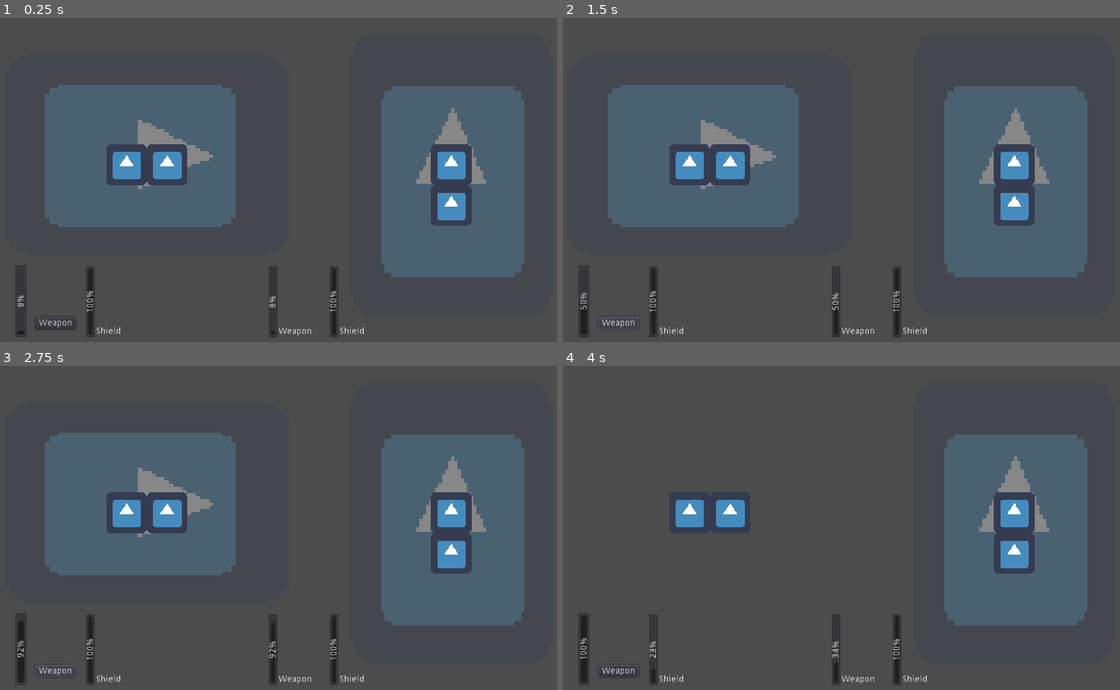
Above: before the commit, frames 1-4 (two rows, left to right).
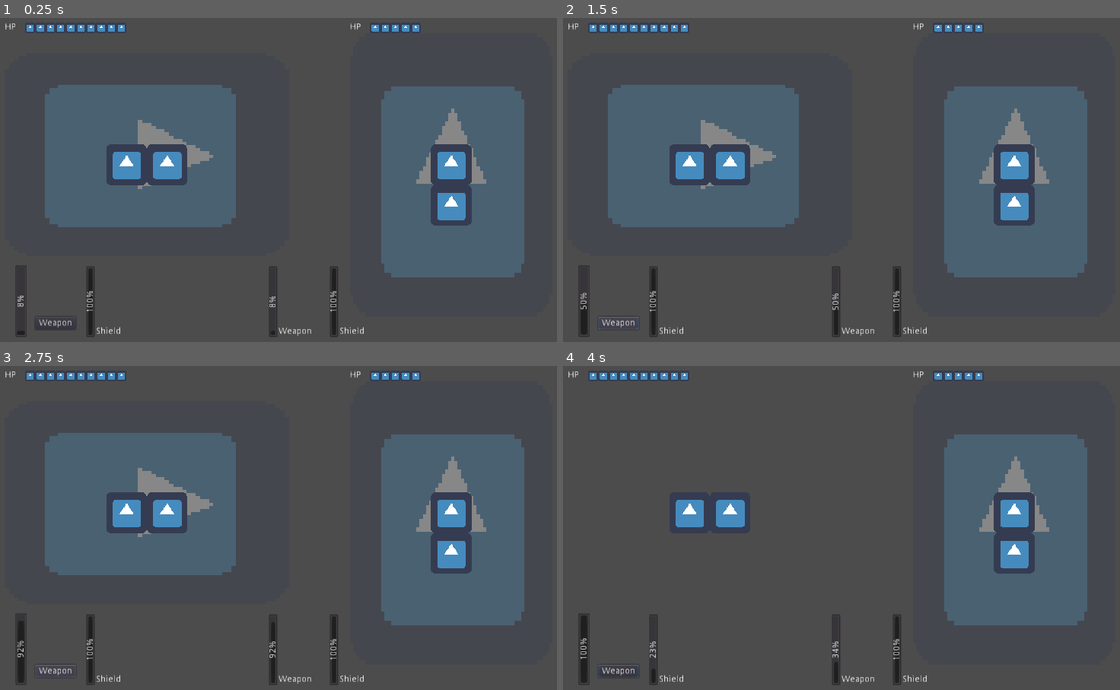
Above: after the commit, the same moments.

Repository: Jev-git/Godot-FTL-Clone
Game: Godot game, scene res://Scenes/CombatScene.tscn
Same seed, same stepped clock (60 frames per second), same inputs: the game is played once before the commit and once after it. The engine's default icon, where the game draws it, is replaced by a stand-in: a white triangle on a blue panel in a dark square.
Inputs (mouse positions are in pixels of both pictures, inside the frame that each line leads up to):
- Up to frame 1 (0.25 s): no input
- Up to frame 2 (1.5 s): click "Weapon" at 0.5 s; click "Weapon" at 1.25 s
- Up to frame 3 (2.75 s): click "Weapon" at 2 s
- Up to frame 4 (4 s): tap Enter at 2.75 s; move the mouse to (964, 515) at 2.77 s; click (964, 515) at 2.92 s; tap Space at 3.5 s; move the mouse to (707, 547) at 3.52 s; click (707, 547) at 3.67 s

The runs differ from the first frame. In frame 1, 0.4% of the frame differs, in the area x 0-76%, y 1-5%; in frame 2, 0.4%; in frame 3, 0.4%; in frame 4, 0.4%.

Commit message:
+ Add Hull HP and damage to bullet

Diff:
--- a/Scenes/CombatScene.tscn
+++ b/Scenes/CombatScene.tscn
@@ -7,6 +7,8 @@
 [ext_resource path="res://Scripts/Shield.gd" type="Script" id=5]
 [ext_resource path="res://Scripts/EnemyWeaponRoom.gd" type="Script" id=6]
 [ext_resource path="res://Scripts/PlayerRoom.gd" type="Script" id=7]
+[ext_resource path="res://Scripts/HPBar.gd" type="Script" id=8]
+[ext_resource path="res://Scenes/HP.tscn" type="PackedScene" id=9]
 
 [node name="CombatScene" type="Node2D"]
 
@@ -148,6 +150,23 @@
 "_edit_use_anchors_": false
 }
 
+[node name="HP" type="Node2D" parent="UI/MyShip"]
+position = Vector2( 64, 16 )
+
+[node name="RichTextLabel" type="RichTextLabel" parent="UI/MyShip/HP"]
+margin_right = 40.0
+margin_bottom = 40.0
+text = "HP"
+__meta__ = {
+"_edit_use_anchors_": false
+}
+
+[node name="HPBar" type="Node2D" parent="UI/MyShip/HP"]
+position = Vector2( 32, 0 )
+scale = Vector2( 0.25, 0.25 )
+script = ExtResource( 8 )
+m_psHPBar = ExtResource( 9 )
+
 [node name="EnemyShip" type="Node2D" parent="UI"]
 position = Vector2( 640, 0 )
 
@@ -193,3 +212,21 @@
 __meta__ = {
 "_edit_use_anchors_": false
 }
+
+[node name="HP" type="Node2D" parent="UI/EnemyShip"]
+position = Vector2( -32, 16 )
+
+[node name="RichTextLabel" type="RichTextLabel" parent="UI/EnemyShip/HP"]
+margin_right = 40.0
+margin_bottom = 40.0
+text = "HP"
+__meta__ = {
+"_edit_use_anchors_": false
+}
+
+[node name="HPBar" type="Node2D" parent="UI/EnemyShip/HP"]
+position = Vector2( 32, 0 )
+scale = Vector2( 0.25, 0.25 )
+script = ExtResource( 8 )
+m_psHPBar = ExtResource( 9 )
+m_iMaxHP = 5
--- /dev/null
+++ b/Scenes/HP.tscn
@@ -0,0 +1,7 @@
+[gd_scene load_steps=2 format=2]
+
+[ext_resource path="res://icon.png" type="Texture" id=1]
+
+[node name="HP" type="Sprite"]
+texture = ExtResource( 1 )
+centered = false
--- a/Scripts/Bullet.gd
+++ b/Scripts/Bullet.gd
@@ -3,6 +3,7 @@
 
 export var m_fSpeed: float = 10.0
 export var m_fMinDistance: float = 1.0
+export var m_iDamage: int = 1
 onready var m_nPlayerShield: Node2D = get_tree().get_nodes_in_group("MyShip")[0].get_node("Shield")
 onready var m_nEnemyShield: Node2D = get_tree().get_nodes_in_group("EnemyShip")[0].get_node("Shield")
 var m_bIsEnemyBullet: bool
--- a/Scripts/EnemyRoom.gd
+++ b/Scripts/EnemyRoom.gd
@@ -6,6 +6,7 @@
 onready var m_bIsMouseOver: bool = false
 onready var m_bIsSelected: bool = false
 onready var m_anEnemyRooms = get_tree().get_nodes_in_group("EnemyRoom")
+onready var m_nHP = get_tree().get_nodes_in_group("UI")[0].get_node("EnemyShip/HP/HPBar")
 signal mouse_click
 
 func _ready():
@@ -48,4 +49,4 @@
 		m_bIsSelected = false
 
 func on_hit(_nBulletType: Node2D):
-	print("%s is hit by %s" % [name, _nBulletType.name])
+	m_nHP.take_damage(_nBulletType.m_iDamage)
--- /dev/null
+++ b/Scripts/HPBar.gd
@@ -0,0 +1,29 @@
+extends Node2D
+
+export var m_psHPBar: PackedScene
+export var m_iMaxHP: int = 10
+var m_iCurrentHP: int
+var m_fHPBarWidth: float = 0
+var m_aHPSprites
+signal ship_exploded
+
+func _ready():
+	m_iCurrentHP = m_iMaxHP
+
+	for i in range(m_iMaxHP):
+		var nHPBar: Sprite = m_psHPBar.instance()
+		add_child(nHPBar)
+		if m_fHPBarWidth == 0:
+			m_fHPBarWidth = nHPBar.get_texture().get_width() * nHPBar.scale.x
+		nHPBar.position.x = m_fHPBarWidth * i
+	m_aHPSprites = get_children()
+
+func take_damage(_iAmount: int):
+	if m_iCurrentHP <= _iAmount:
+		print("Ship explode!!!")
+		emit_signal("ship_exploded")
+		get_parent().visible = false
+	else:
+		for i in range(_iAmount):
+			m_aHPSprites[m_iCurrentHP - 1 - i].set_modulate(Color(1, 0, 0, 1))
+		m_iCurrentHP -= _iAmount
--- a/Scripts/PlayerRoom.gd
+++ b/Scripts/PlayerRoom.gd
@@ -1,4 +1,6 @@
 extends Node2D
 
+onready var m_nHP: Node2D = get_tree().get_nodes_in_group("UI")[0].get_node("MyShip/HP/HPBar")
+
 func on_hit(_nBulletType: Node2D):
-	print("%s is hit by %s" % [name, _nBulletType.name])
+	m_nHP.take_damage(_nBulletType.m_iDamage)
--- a/Scripts/Shield.gd
+++ b/Scripts/Shield.gd
@@ -22,7 +22,6 @@
 	m_bIsActive = false
 	m_nSprite.visible = false
 	m_nProgressBar.value = 0
-	print("Shield get hit by %s" % [_nBulletType.name])
 
 func is_active():
 	return m_bIsActive
--- a/Scripts/WeaponButton.gd
+++ b/Scripts/WeaponButton.gd
@@ -27,7 +27,6 @@
 
 func on_button_pressed():
 	if m_iState != STATE.SELECTING_TARGET:
-		print("Selecting target")
 		m_iState = STATE.SELECTING_TARGET
 		if m_nTargetRoom:
 			m_nTargetRoom.toggle_room_select(false)
@@ -37,7 +36,6 @@
 	if m_iState == STATE.SELECTING_TARGET:
 		m_nTargetRoom = _nEnemyRoom
 		m_iState = STATE.TARGET_SELECTED
-		print("Target selected: %s" % _nEnemyRoom.name)
 
 func is_selecting_target() -> bool:
 	return m_iState == STATE.SELECTING_TARGET
Not shown: 1 places in Scenes/CombatScene.tscn that only renumber resources
Not shown, changed: readme.md
